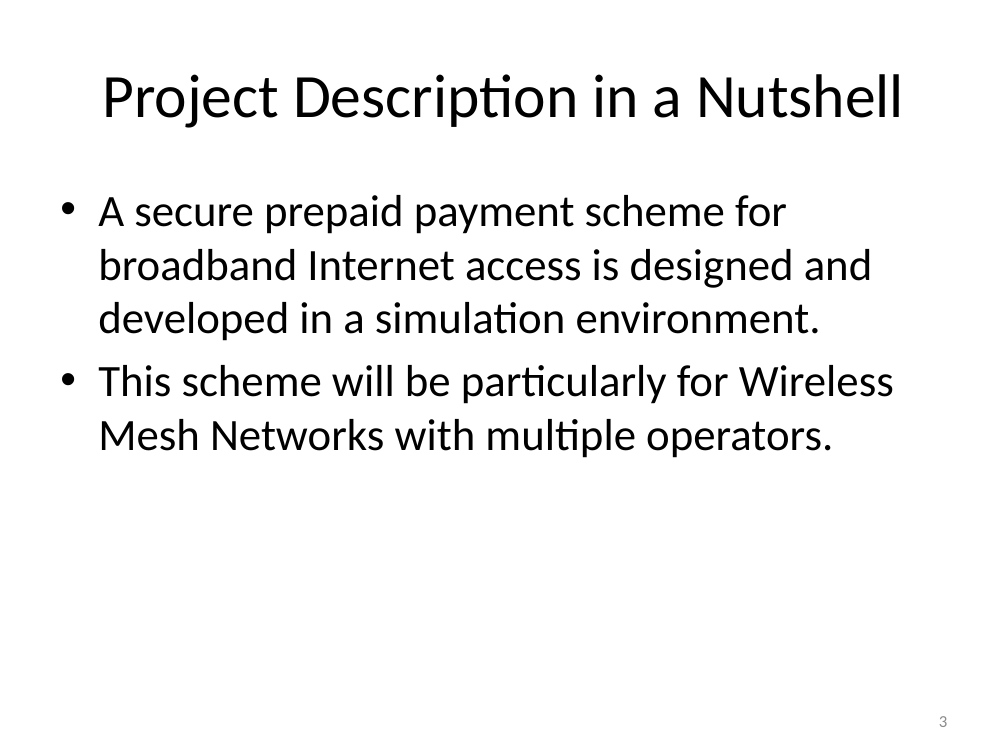
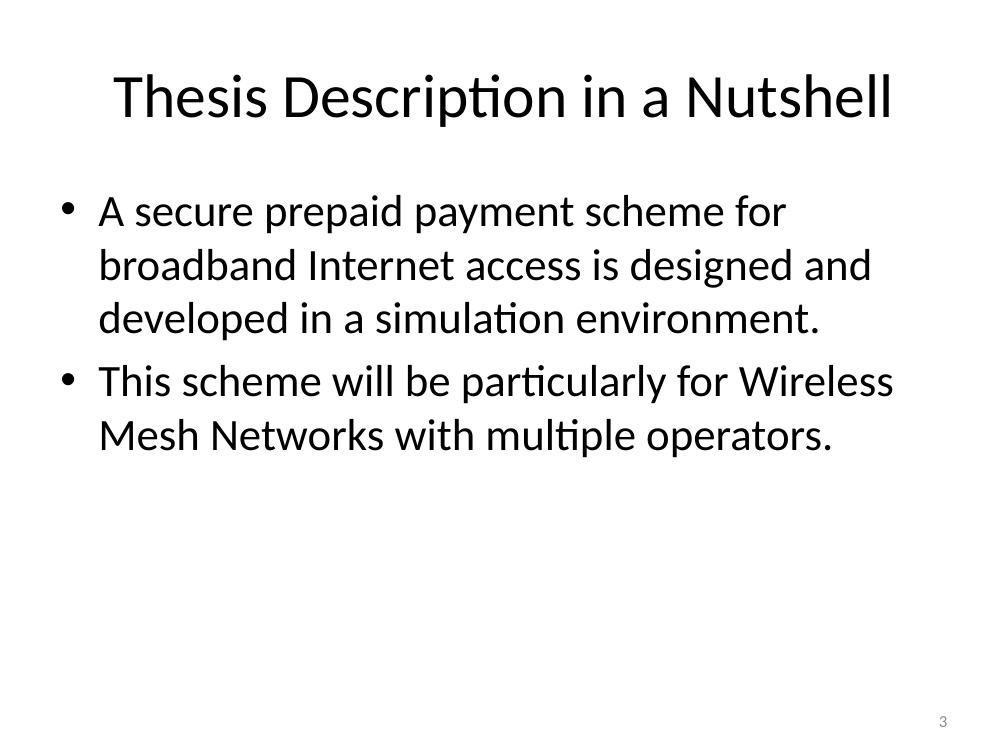
Before and after one commit to canleloglu/worddoc, a slide deck: slide 3 of sunum16Jan.pptx. Drawn at 1008x756 pixels with LibreOffice and Linux fonts; fonts in the diff are those of the drawing. Boxes give left, top, right and bottom in pixels: in the first picture for what was removed or moved away, otherwise in the second. Text is boxed around its words. In the diff, an @@ line names an element or a change of style, - is before the commit and + after.

```diff
--- a/sunum16Jan.pptx
+++ b/sunum16Jan.pptx
@@ title at <box>113,74,893,127</box>: text changed @@
-Project Description in a Nutshell
+Thesis Description in a Nutshell
```
Also in this commit, not shown: 19 other slides changed, 1 slide added, 18 slides removed, 7 other files.
